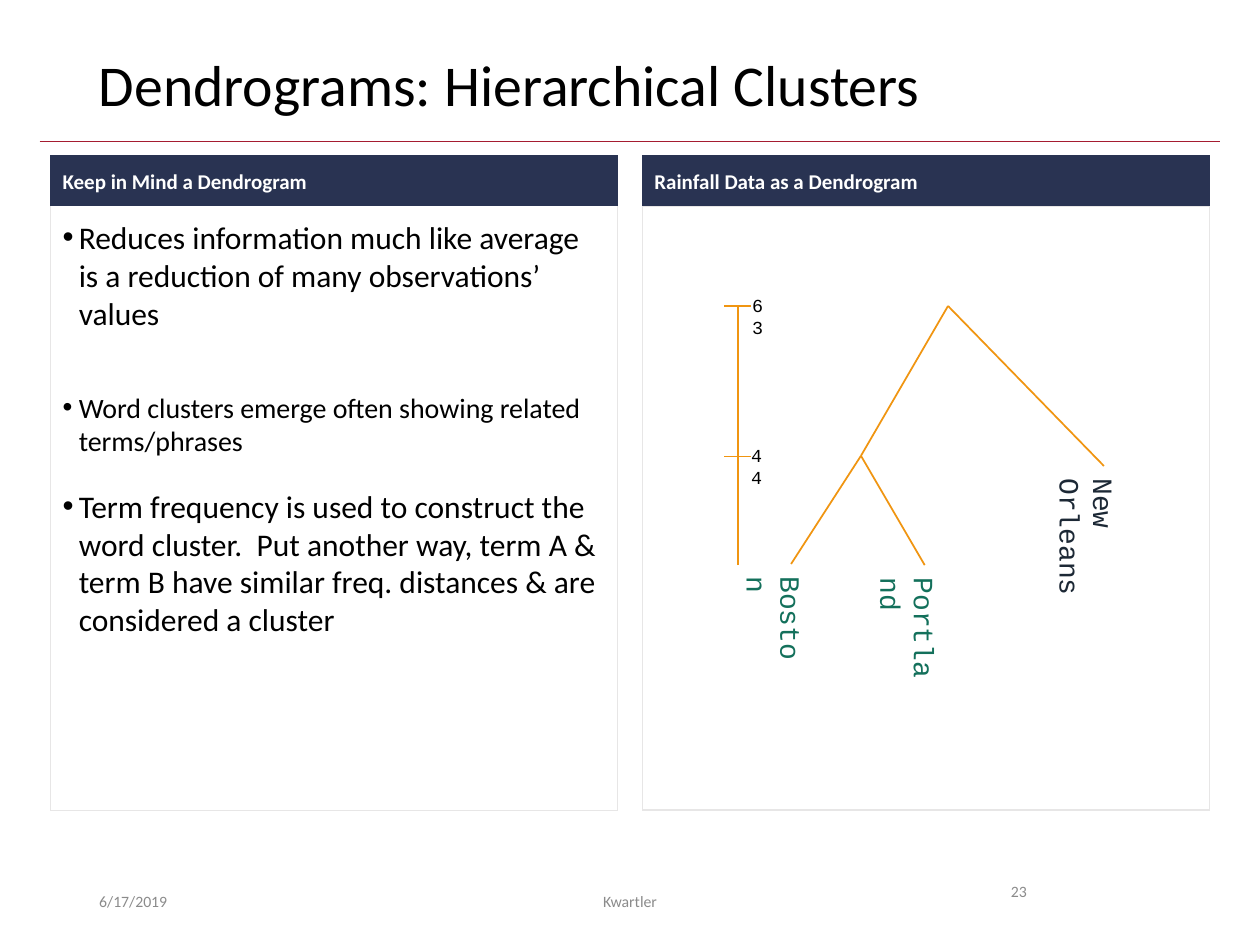
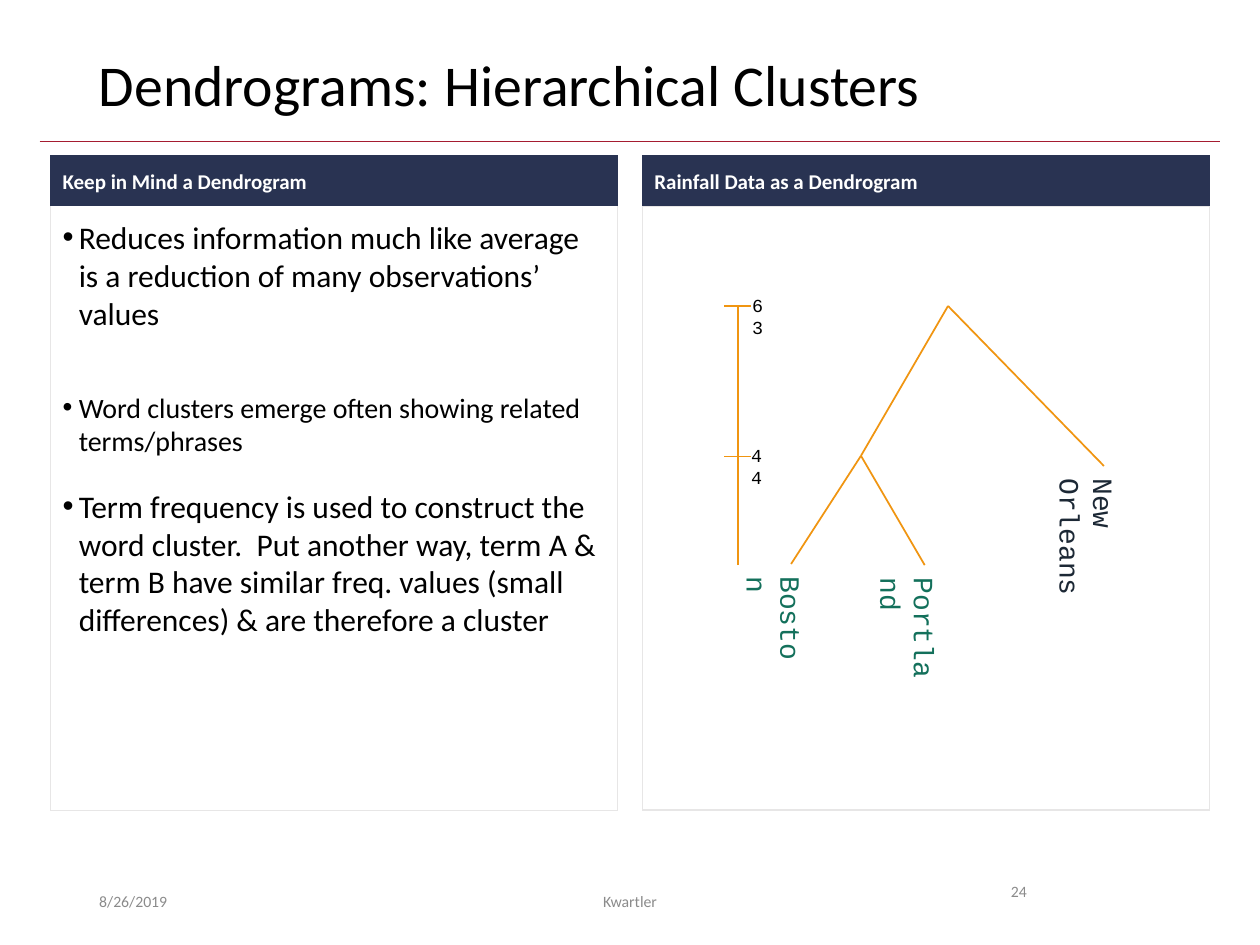
Before and after one commit to kwartler/GSERM_TextMining, a slide deck: slide 24 of B_Tuesday/GSERM_Tuesday_Basic_Visuals_v2.pptx (slide 23 before the commit). Drawn at 1260x945 pixels with LibreOffice and Linux fonts; fonts in the diff are those of the drawing; background and template pictures are left out. Boxes give left, top, right and bottom in pixels: in the first picture for what was removed or moved away, otherwise in the second. Text is boxed around its words. In the diff, an @@ line names an element or a change of style, - is before the commit and + after.

Commit message:
add updated ppt

```diff
--- a/B_Tuesday/GSERM_Tuesday_Basic_Visuals_v2.pptx
+++ b/B_Tuesday/GSERM_Tuesday_Basic_Visuals_v2.pptx
@@ text in rectangle at (x1=79, y1=496, x2=585, y2=635): text changed @@
-• Term frequency is used to construct the word cluster. Put another way, term A & term B have similar freq. distances & are considered a cluster
+• Term frequency is used to construct the word cluster. Put another way, term A & term B have similar freq. values (small differences) & are therefore a cluster
@@ text at (x1=99, y1=896, x2=167, y2=908): text changed @@
-6/17/2019
+8/26/2019
@@ page number at (x1=1011, y1=887, x2=1027, y2=897): text changed @@
-23
+24
```
Also in this commit, not shown: 66 other slides changed, 1 slide added.
